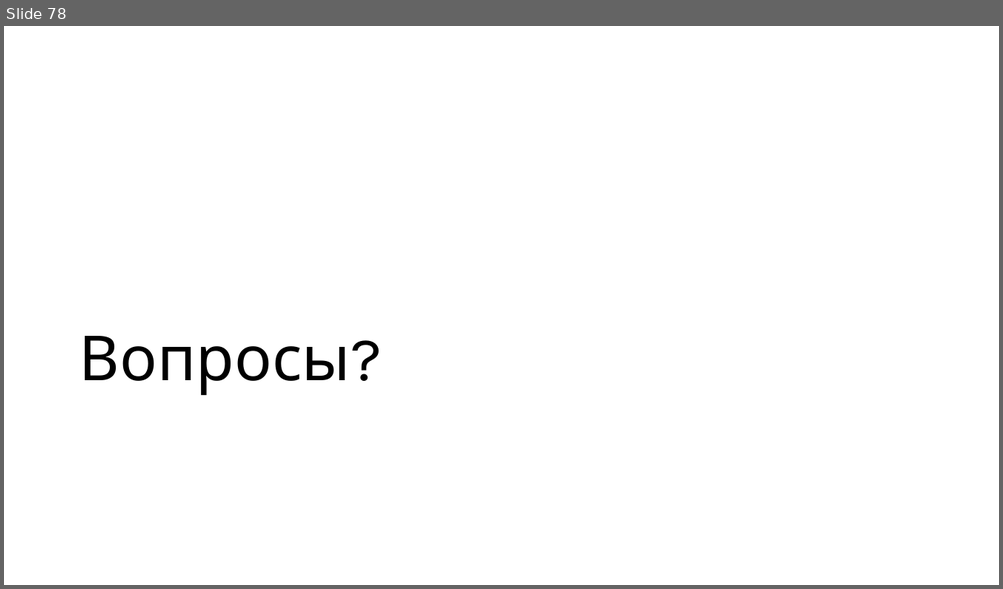
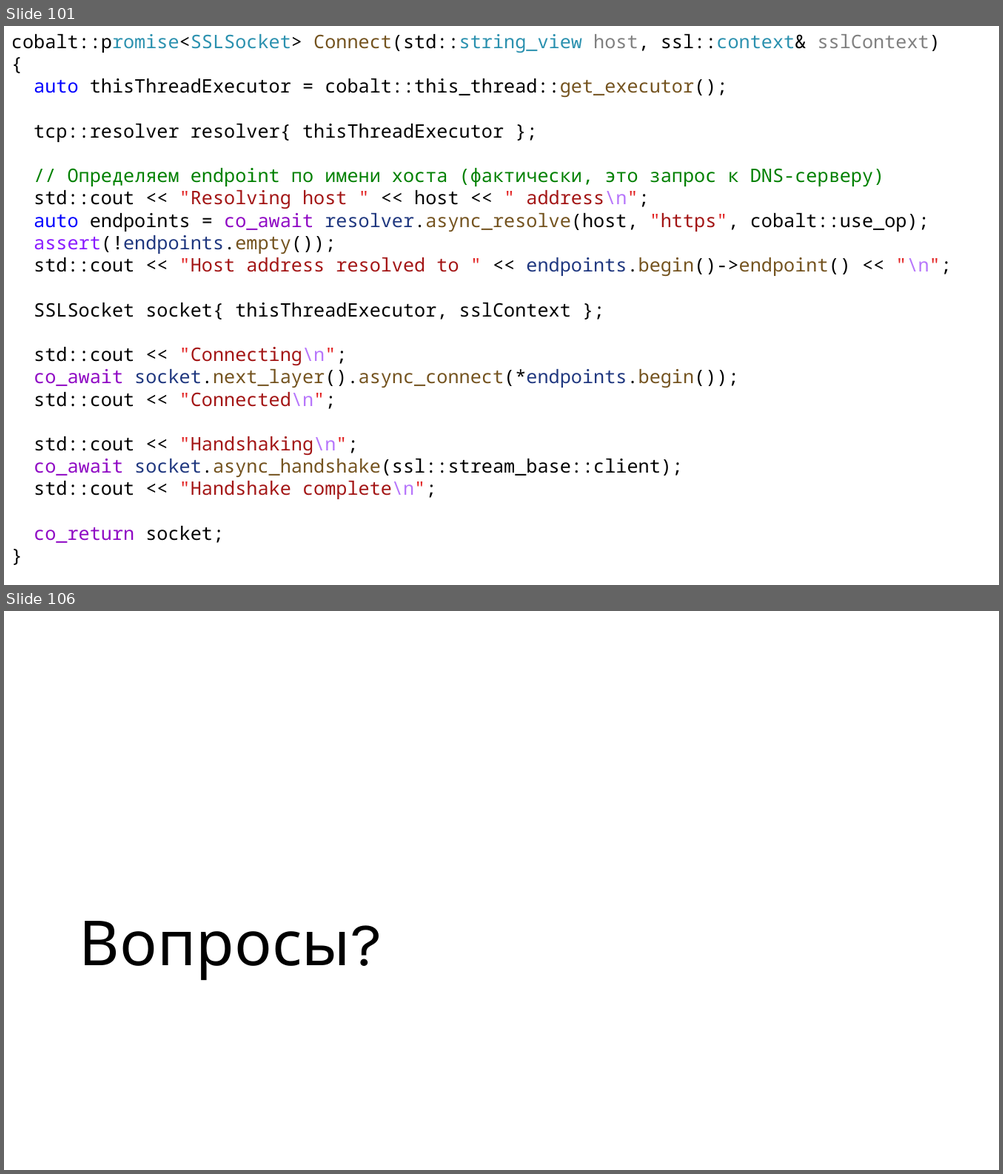
Before and after one commit to alexey-malov/pc, a slide deck: lectures/12/Coroutines.pptx. Shown one above the other, each under a label of ours: slide 78 before the commit, slides 101 and 106 after it; the slides between them are not shown. The pictures are 1003x589 and 1003x1174 pixels, drawn with LibreOffice and Linux fonts; fonts in the diff are those of the drawing. Boxes give left, top, right and bottom in pixels: in the first picture for what was removed or moved away, otherwise in the second. Text is boxed around its words. In the diff, an @@ line names an element or a change of style, - is before the commit and + after.

```diff
--- a/lectures/12/Coroutines.pptx
+++ b/lectures/12/Coroutines.pptx
@@ slide 101 added at box(4, 26, 999, 585), background #FFFFFF @@
@@ text added at box(11, 34, 951, 543), 18 pt, text #000000 @@
+cobalt::promise<SSLSocket> Connect(std::string_view host, ssl::context& sslContext)
+{
+auto thisThreadExecutor = cobalt::this_thread::get_executor();
+tcp::resolver resolver{ thisThreadExecutor };
+// Определяем endpoint по имени хоста (фактически, это запрос к DNS-серверу)
+std::cout << "Resolving host " << host << " address\n";
+auto endpoints = co_await resolver.async_resolve(host, "https", cobalt::use_op);
+assert(!endpoints.empty());
+std::cout << "Host address resolved to " << endpoints.begin()->endpoint() << "\n";
+SSLSocket socket{ thisThreadExecutor, sslContext };
+std::cout << "Connecting\n";
+co_await socket.next_layer().async_connect(*endpoints.begin());
+std::cout << "Connected\n";
+std::cout << "Handshaking\n";
+co_await socket.async_handshake(ssl::stream_base::client);
+std::cout << "Handshake complete\n";
+co_return socket;
+}
@@ what was slide 78 is now slide 106 @@
```
Also in this commit, not shown: 1 slide changed, 27 other slides added, 18 other files.
